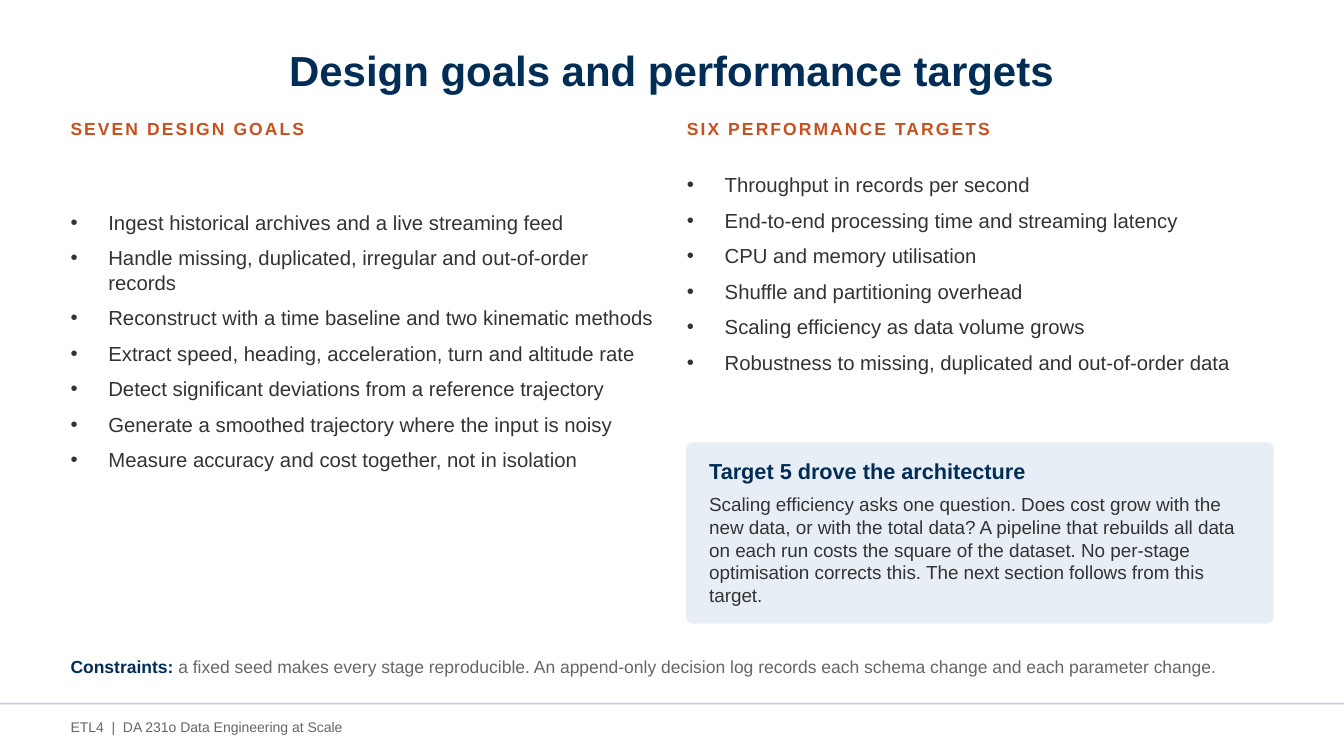
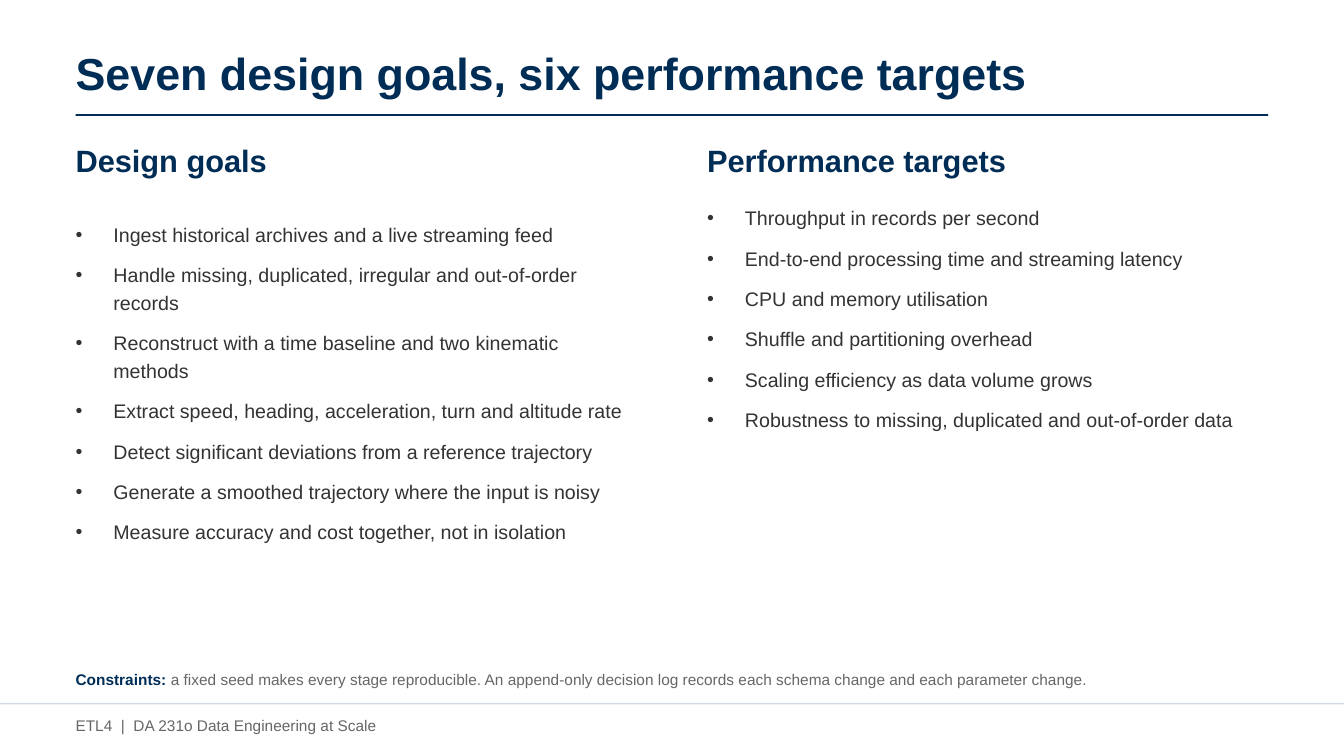
Before and after one commit to AvinashKompalli/Clean-Flight-Paths-from-Noisy-Aircraft-Data-at-Scale, a slide deck: slide 4 of etl4/docs/ETL4_Project_Presentation.pptx. Drawn at 1344x756 pixels with LibreOffice and Linux fonts; fonts in the diff are those of the drawing. Boxes give left, top, right and bottom in pixels: in the first picture for what was removed or moved away, otherwise in the second. Text is boxed around its words. In the diff, an @@ line names an element or a change of style, - is before the commit and + after.

```diff
--- a/etl4/docs/ETL4_Project_Presentation.pptx
+++ b/etl4/docs/ETL4_Project_Presentation.pptx
@@ title at box(76, 57, 1026, 99): text changed; size 30 to 32 pt @@
-Design goals and performance targets
+Seven design goals, six performance targets
@@ line added from (76, 115) to (1268, 115), #002D56 1.25 pt @@
@@ text at box(76, 149, 267, 177): text changed; size 12.5 to 22 pt; text colour #C8501E to #002D56 @@
-SEVEN DESIGN GOALS
+Design goals
@@ text at box(707, 149, 1005, 177): text changed; size 12.5 to 22 pt; text colour #C8501E to #002D56 @@
-SIX PERFORMANCE TARGETS
+Performance targets
@@ text "Ingest historical archives and a ...": place and size @@
-text "Ingest historical archives and a ..." at box(108, 215, 653, 471)
+text "Ingest historical archives and a ..." at box(113, 335, 622, 543)
@@ text "Ingest historical archives and a ..." at box(113, 335, 622, 543): size 14.5 to 14 pt; line spacing 1 to 1.18; more space between paragraphs @@
@@ text "Throughput in records per second" at box(745, 210, 1232, 431): size 14.5 to 14 pt; line spacing 1 to 1.18; more space between paragraphs @@
@@ text "Throughput in records per second": place and size @@
-text "Throughput in records per second" at box(725, 177, 1230, 374)
+text "Throughput in records per second" at box(745, 210, 1232, 431)
@@ rounded rectangle removed at box(688, 443, 1274, 622) @@
@@ text removed at box(709, 463, 1025, 484) @@
-Target 5 drove the architecture
@@ text removed at box(709, 497, 1235, 606) @@
-Scaling efficiency asks one question. Does cost grow with the new data, or with the total data? A pipeline that rebuilds all data on each run costs the square of the dataset. No per-stage optimisation corrects this. The next section follows from this target.
@@ text "Constraints: a fixed seed makes ...": place and size @@
-text "Constraints: a fixed seed makes ..." at box(71, 660, 1216, 677)
+text "Constraints: a fixed seed makes ..." at box(76, 674, 1087, 688)
@@ text "Constraints: a fixed seed makes ..." at box(76, 674, 1087, 688): size 12.5 to 11 pt; line spacing 1 to 1.22 @@
@@ line (0, 704) - (1344, 704): stroke #BFC8D6 1 pt to #D4DAE2 1 pt @@
@@ text "ETL4 | DA 231o Data ..." at box(76, 720, 377, 734): size 10 to 11 pt @@
```
Also in this commit, not shown: 19 other slides changed, 4 slides added, 1 other file.
